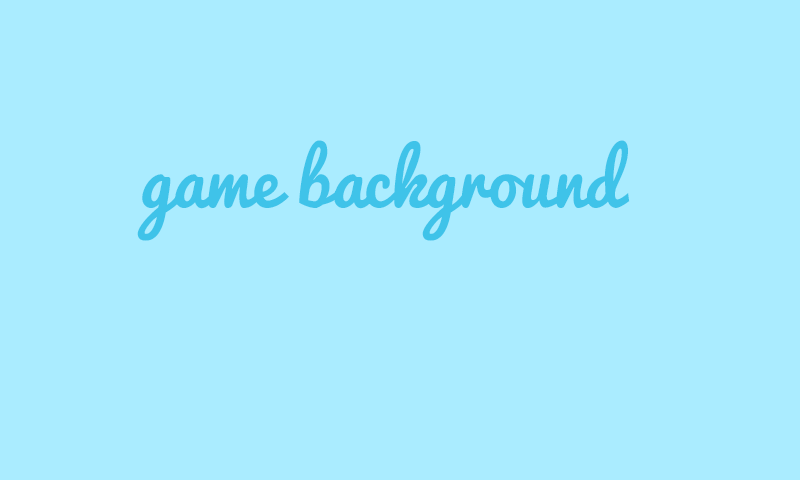
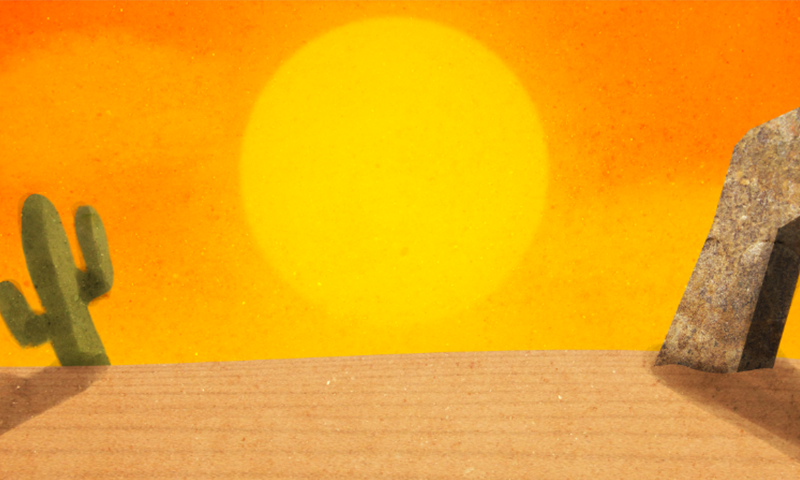
Comparing the layer stacks of the two 800 x 480 images. Changes:
renamed "game background" to "Gold RUsh", hid it, painted on it over left=137, top=110, right=653, bottom=241
added layer "desert" above "Layer 0" over left=0, top=0, right=800, bottom=480
